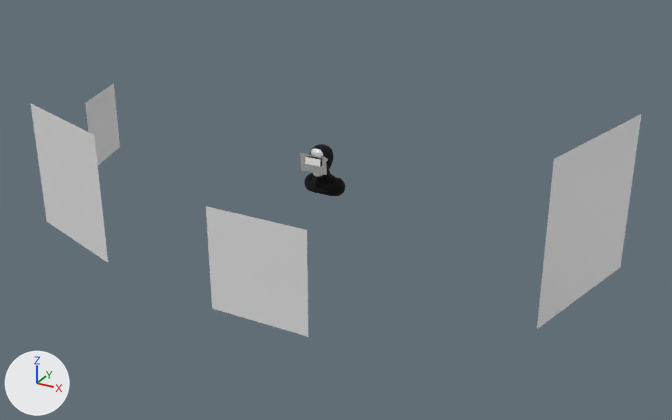
One commit to the glTF model docs/drueberfahrn.glb: the scene before it, then after it.
Rendered twice from a 50 mm camera at (15.01, -24.76, 13.04) aimed at (2.57, -2.15, 1.73). Arrows for +X, +Y and +Z are at lower left; the lights stay in place. Where no turn or scale is listed for an object, it has been applied to the vertices.

The first picture shows 'd_1', 'd_2', 'd_3', 'd_4', 'face'.
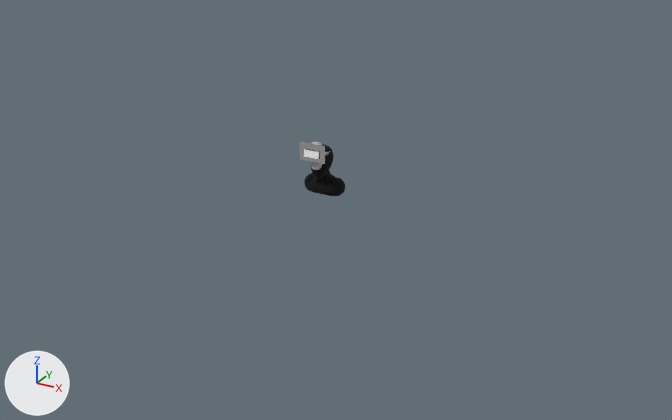
The newer file is also rescaled (x0.82), turned or shifted as a whole; pictures and numbers use the older file's frame.

Patch to the scene script:
```diff
--- a/docs/drueberfahrn.glb.py
+++ b/docs/drueberfahrn.glb.py
@@ ob_d_1 @@
-ob_d_1 = bpy.data.objects.new('d_1', me_plane_006)
-ob_d_1.location = (9.96, -1.33, 2.72)
@@ ob_d_2 @@
-ob_d_2 = bpy.data.objects.new('d_2', me_plane_007)
-ob_d_2.location = (3.03, -7.16, 2.04)
@@ ob_d_3 @@
-ob_d_3 = bpy.data.objects.new('d_3', me_plane_008)
-ob_d_3.location = (-4.72, -5.69, 2.49)
@@ ob_d_4 @@
-ob_d_4 = bpy.data.objects.new('d_4', me_plane_009)
-ob_d_4.location = (-8.12, -0.37, 2.15)
```

Boxes (x1, y1, x2, y2) around the edits, measured in the pictures (672 x 420 px):
'd_1', deleted
    before: (537, 114, 641, 329)
'd_2', deleted
    before: (206, 206, 308, 337)
'd_3', deleted
    before: (31, 104, 108, 263)
'd_4', deleted
    before: (85, 83, 120, 165)
